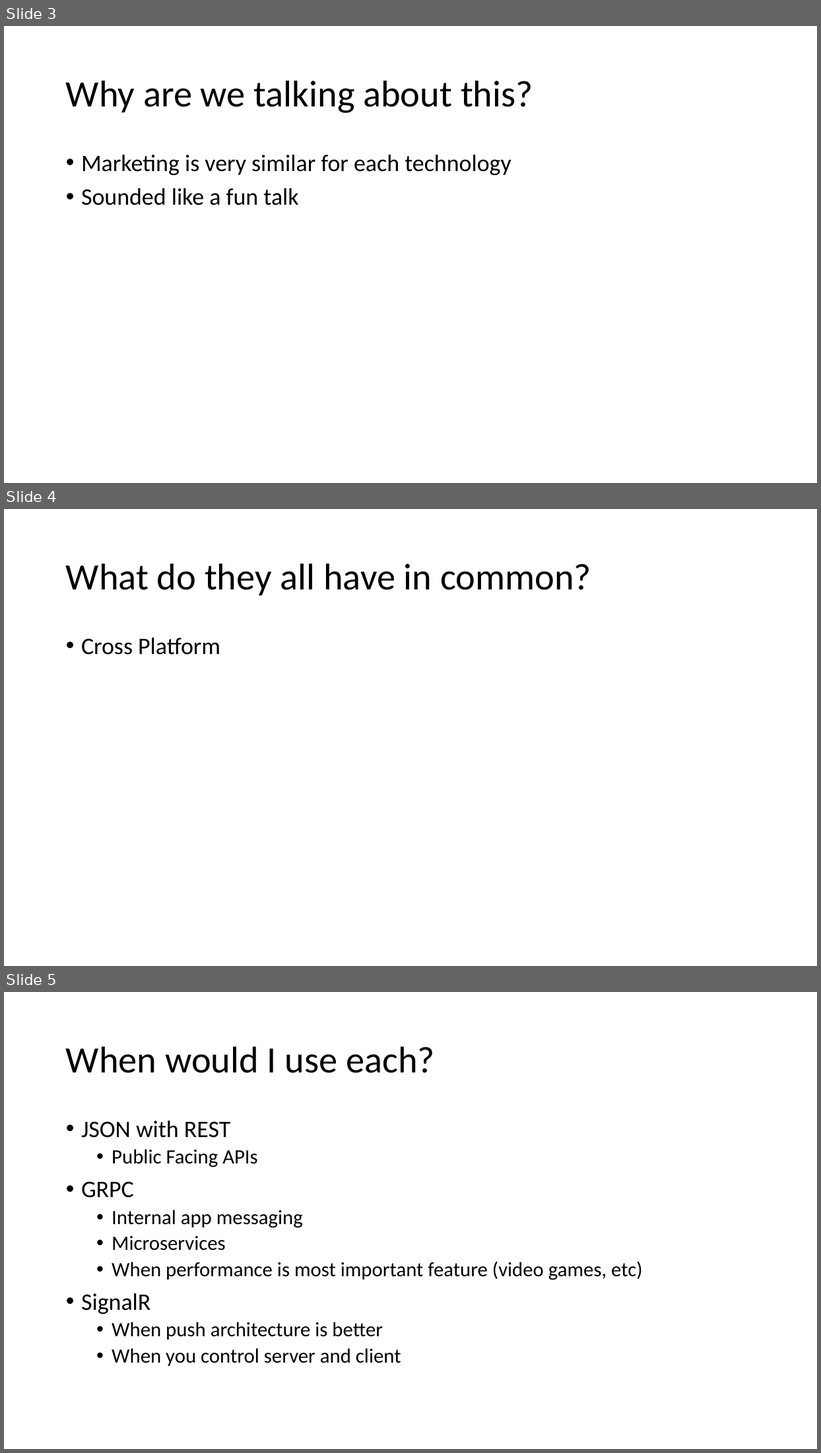
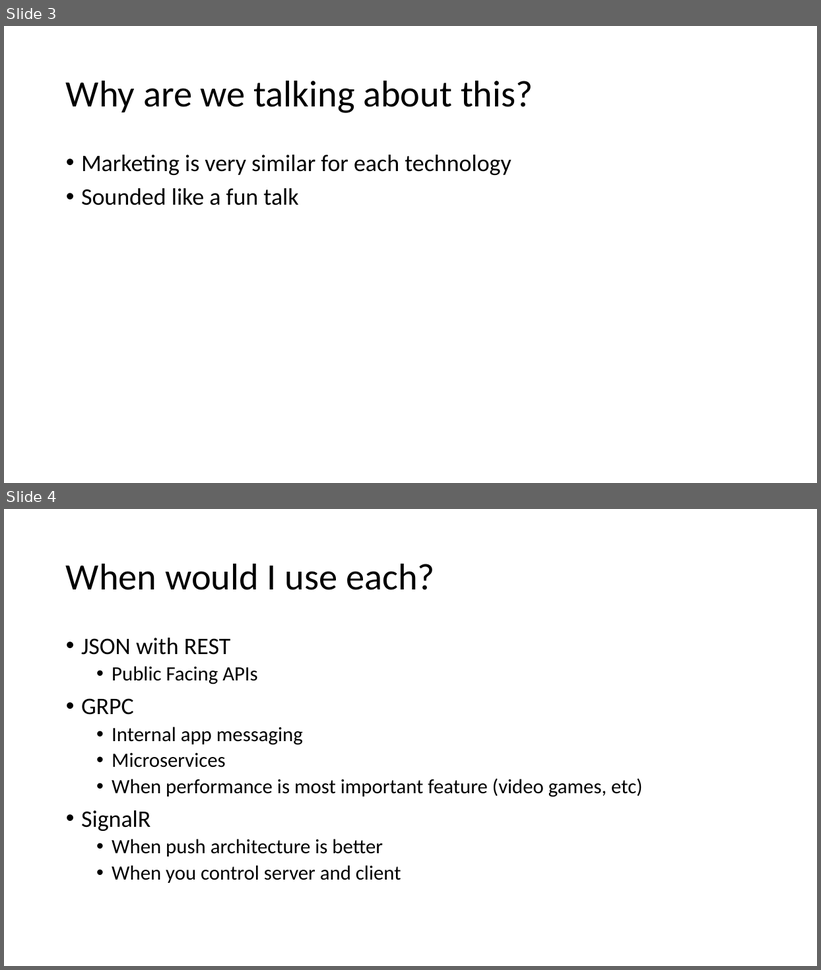
Before and after one commit to ProgrammerAL/Presentations-2020, a slide deck: 2020-04-14 ONETUG App Communication Juxtaposition/Presentation.pptx. Shown one above the other, each under a label of ours: slides 3, 4 and 5 before the commit, slides 3 and 4 after it. The pictures are 821x1453 and 821x970 pixels, drawn with LibreOffice and Linux fonts; fonts in the diff are those of the drawing. Boxes give left, top, right and bottom in pixels: in the first picture for what was removed or moved away, otherwise in the second. Text is boxed around its words. In the diff, an @@ line names an element or a change of style, - is before the commit and + after.

```diff
--- a/2020-04-14 ONETUG App Communication Juxtaposition/Presentation.pptx
+++ b/2020-04-14 ONETUG App Communication Juxtaposition/Presentation.pptx
@@ slide 4 removed at (4,509,817,966), background #FFFFFF @@
@@ title removed at (66,563,591,595) @@
-What do they all have in common?
@@ text removed at (81,638,220,655) @@
-• Cross Platform
@@ what was slide 5 is now slide 4 @@
```
Also in this commit, not shown: 3 slides changed, 1 other file.
